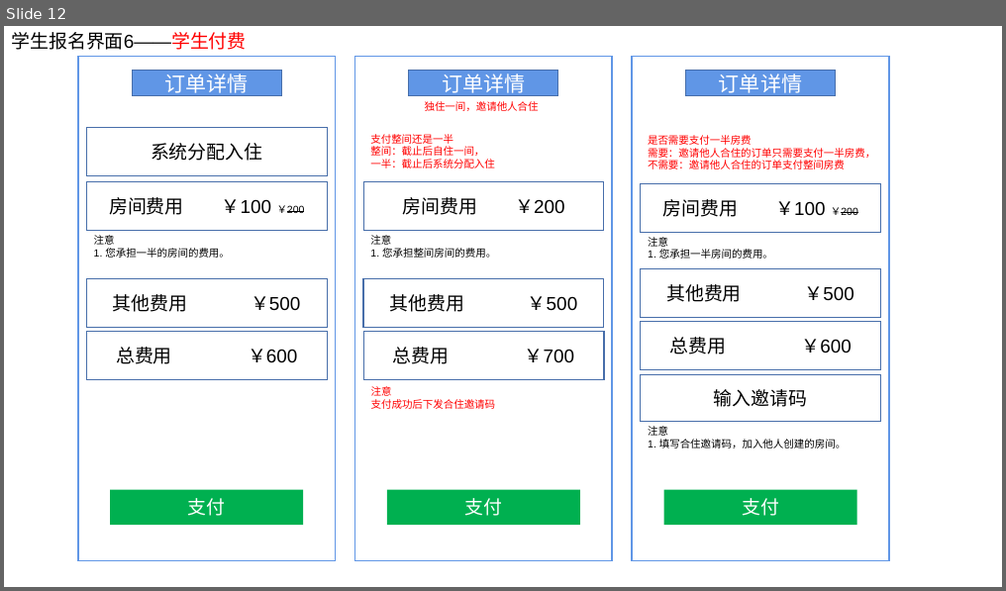
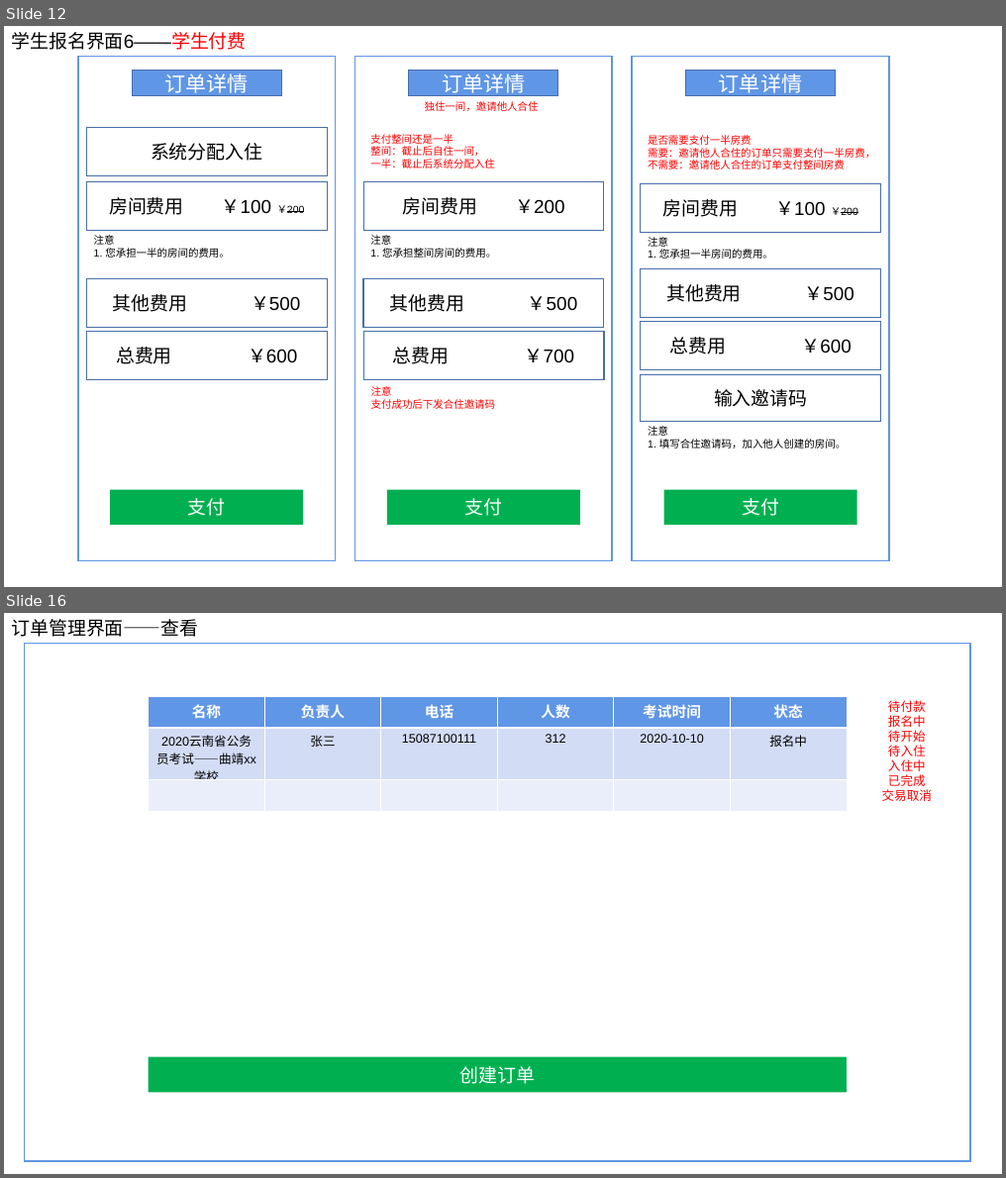
Before and after one commit to ISheenSomeOne/eTeam, a slide deck: eTeam需求界面1.pptx. Shown one above the other, each under a label of ours: slide 12 before the commit, slides 12 and 16 after it; the slides between them are not shown. The pictures are 1006x591 and 1006x1178 pixels, drawn with LibreOffice and Linux fonts; fonts in the diff are those of the drawing. Boxes give left, top, right and bottom in pixels: in the first picture for what was removed or moved away, otherwise in the second. Text is boxed around its words. In the diff, an @@ line names an element or a change of style, - is before the commit and + after.

```diff
--- a/eTeam需求界面1.pptx
+++ b/eTeam需求界面1.pptx
@@ slide 16 added at [4,613,1002,1174], background #FFFFFF @@
@@ text added at [11,619,198,637], 18 pt, text #000000 @@
+订单管理界面——查看
@@ rectangle added at [24,643,970,1161], outline #6096E6 1.5 pt @@
@@ table added at [149,697,845,790], 3 rows, 6 columns @@
+名称 | 负责人 | 电话 | 人数 | 考试时间 | 状态
+2020云南省公务员考试——曲靖xx学校 | 张三 | 15087100111 | 312 | 2020-10-10 | 报名中
+ |  |  |  |  | 
@@ text added at [882,700,932,801], 12 pt, text #FF0000 @@
+待付款
+报名中
+待开始
+待入住
+入住中
+已完成
+交易取消
@@ rectangle added at [149,1057,846,1092], fill #00B050, 18 pt, text #FFFFFF @@
+创建订单
```
Also in this commit, not shown: 9 slides changed, 10 other slides added, 3 other files.
